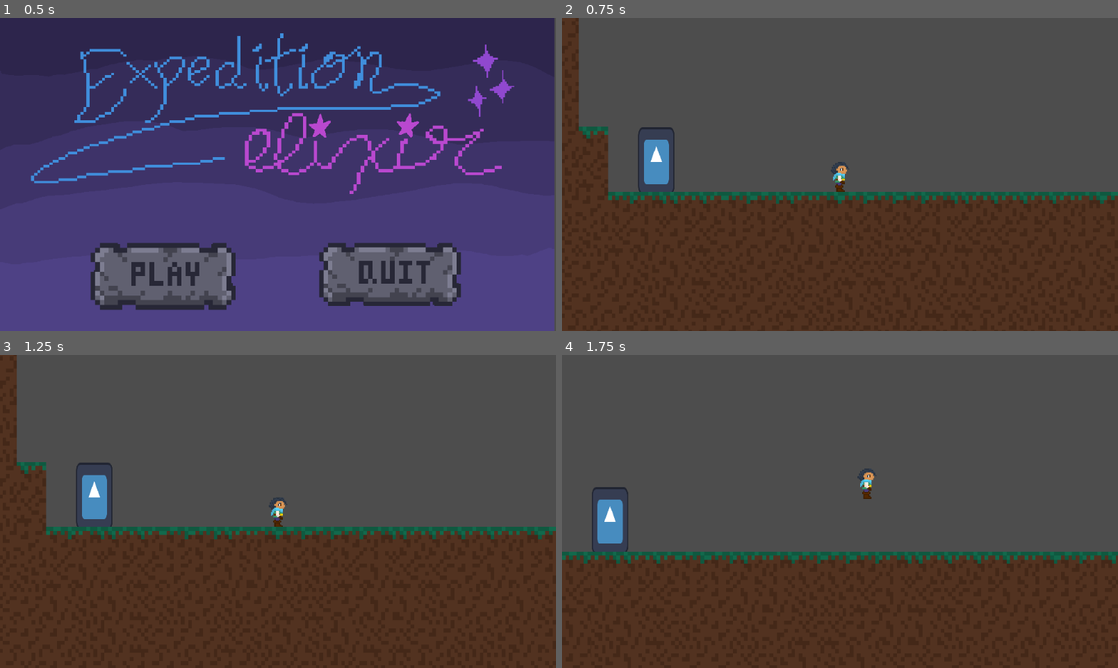
Above: before the commit, frames 1-4 (two rows, left to right).
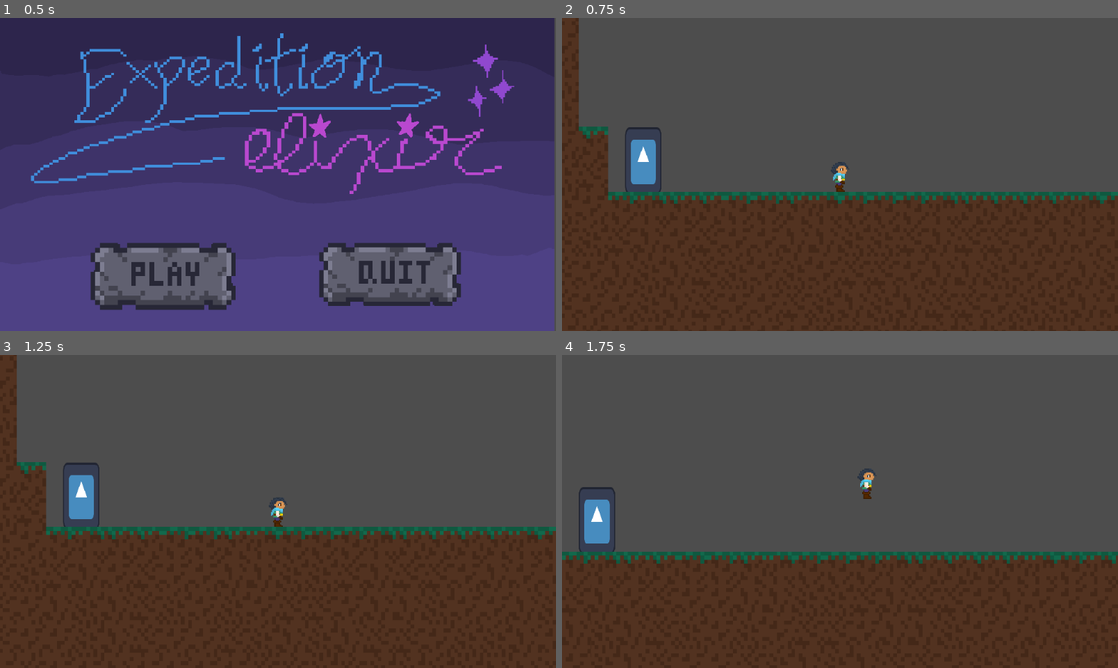
Above: after the commit, the same moments.

Repository: skullmbones/Comp-Graphics
Game: Godot game, scene res://Scenes/menu.tscn
Same seed, same stepped clock (60 frames per second), same inputs: the game is played once before the commit and once after it. The engine's default icon, where the game draws it, is replaced by a stand-in: a white triangle on a blue panel in a dark square.
Inputs (mouse positions are in pixels of both pictures, inside the frame that each line leads up to):
- Up to frame 1 (0.5 s): no input
- Up to frame 2 (0.75 s): click (723, 277) at 0.5 s
- Up to frame 3 (1.25 s): no input
- Up to frame 4 (1.75 s): move the mouse to (962, 495) at 1.27 s; hold D (move_right) from 1.28 s (still down); click (962, 495) at 1.35 s; tap Space (move_jump) at 1.52 s

Frame 1 is identical in both runs. In frame 2, 0.9% of the frame differs, in the area x 11-21%, y 34-56%; in frame 3, 0.9%; in frame 4, 0.9%.

Commit message:
Update testmain.tscn

Diff:
--- a/Scenes/testmain.tscn
+++ b/Scenes/testmain.tscn
@@ -48,7 +48,7 @@
 script = SubResource("GDScript_o2q7l")
 
 [node name="Goal" type="Area2D" parent="."]
-position = Vector2(5073.4404, 146.1283)
+position = Vector2(5061.5176, 146.1283)
 script = ExtResource("1_o2q7l")
 
 [node name="Sprite2D" type="Sprite2D" parent="Goal"]
@@ -61,29 +61,29 @@
 shape = SubResource("RectangleShape2D_ylfqa")
 
 [node name="Level Collisions" type="StaticBody2D" parent="."]
-position = Vector2(5073.4404, 146.1283)
+position = Vector2(5061.5176, 146.1283)
 scale = Vector2(1.6762155, 0.81805205)
 disable_mode = 2
 
 [node name="Level_9" type="CollisionPolygon2D" parent="Level Collisions"]
-position = Vector2(-3062.2908, -258.37494)
+position = Vector2(-3055.1768, -258.37494)
 scale = Vector2(1.0000001, 1.0000001)
 polygon = PackedVector2Array(3.5566676, 258.37494, 512.1601, 258.37494, 512.1601, 114.83331, 49.793346, 114.83331, 49.793346, 82.93517, 35.566677, 82.93517, 35.566677, 3.189838, 3.5566406, 3.1898193)
 
 [node name="Level_8" type="CollisionPolygon2D" parent="Level Collisions"]
-position = Vector2(-2543.0166, -267.9444)
+position = Vector2(-2535.9038, -267.94437)
 scale = Vector2(1.0000001, 1.0000001)
 polygon = PackedVector2Array(-7.1133423, 267.94434, 501.4901, 267.94434, 501.4901, 156.30087, 469.4801, 156.30087, 469.4801, 172.24994, 373.45007, 172.24994, 373.45007, 156.30087, 245.41003, 156.30087, 245.41003, 140.3518, 152.9367, 140.3518, 152.9367, 124.40273, -7.1133423, 124.40273)
 
 [node name="Level_7" type="CollisionPolygon2D" parent="Level Collisions"]
-position = Vector2(-2034.4131, -267.9444)
+position = Vector2(-2027.2999, -267.94437)
 scale = Vector2(1.0000001, 1.0000001)
 polygon = PackedVector2Array(-7.1133423, 267.94434, 501.4901, 267.94434, 501.4901, 172.24994, 455.25342, 172.24994, 455 …(293 unchanged characters)…
 
 [node name="Level_11" type="CollisionPolygon2D" parent="Level Collisions"]
-position = Vector2(-1525.8096, -267.9444)
-scale = Vector2(1.0000001, 1.0000001)
-polygon = PackedVector2Array(-7.1133423, 267.94434, 508.6034 …(368 unchanged characters)… 40.3518, 92.47327, 140.3518, 92.47327, 156.30087, 60.463257, 156.30087, 60.463257, 172.24994, -7.1134033, 172.24994)
+position = Vector2(-1522.2532, -267.94437)
+scale = Vector2(1.0000001, 1.0000001)
+polygon = PackedVector2Array(-7.1133423, 267.94434, 508.6034 …(368 unchanged characters)… 40.3518, 92.47327, 140.3518, 92.47327, 147.34206, 92.47327, 156.30087, 60.463257, 156.30087, 60.463257, 172.24994, -7.1134033, 172.24994)
 
 [node name="Level_6" type="CollisionPolygon2D" parent="Level Collisions"]
 position = Vector2(-1013.64954, -267.9444)
@@ -149,7 +149,7 @@
 disable_mode = 2
 
 [node name="UpsideDowner" parent="." instance=ExtResource("5_mc6jq")]
-position = Vector2(5724.7603, 273.33813)
+position = Vector2(5712.8374, 273.33813)
 scale = Vector2(1, 0.51809114)
 
 [node name="GameOver" type="CanvasLayer" parent="."]
@@ -187,7 +187,7 @@
 scale = Vector2(0.88749367, 0.8975801)
 
 [node name="Objective" type="Area2D" parent="." groups=["objective"]]
-position = Vector2(5073.4404, 146.1283)
+position = Vector2(5061.5176, 146.1283)
 script = ExtResource("8_favem")
 
 [node name="Sprite2D" type="Sprite2D" parent="Objective"]
@@ -238,39 +238,39 @@
 horizontal_alignment = 2
 
 [node name="Level_0" parent="." instance=ExtResource("3_yjjsb")]
-position = Vector2(5073.441, 146.12823)
+position = Vector2(5061.518, 146.12823)
 scale = Vector2(1.667, 0.813)
 
 [node name="Level_10" parent="." instance=ExtResource("10_r3an8")]
-position = Vector2(5925.9697, 146.1283)
+position = Vector2(5914.047, 146.1283)
 scale = Vector2(1.667, 0.813)
 
 [node name="Level_1" parent="." instance=ExtResource("11_visgm")]
-position = Vector2(6778.499, 146.1283)
+position = Vector2(6766.576, 146.1283)
 scale = Vector2(1.667, 0.813)
 
 [node name="Level_2" parent="." instance=ExtResource("12_erf2k")]
-position = Vector2(6778.499, -62.6264)
+position = Vector2(6766.576, -62.6264)
 scale = Vector2(1.667, 0.813)
 
 [node name="Level_3" parent="." instance=ExtResource("13_b4cjy")]
-position = Vector2(7631.028, -62.6264)
+position = Vector2(7619.105, -62.6264)
 scale = Vector2(1.667, 0.813)
 
 [node name="Level_4" parent="." instance=ExtResource("14_6bedj")]
-position = Vector2(4220.912, 146.12823)
+position = Vector2(4208.9893, 146.12823)
 scale = Vector2(1.667, 0.813)
 
 [node name="Level_5" parent="." instance=ExtResource("15_01dj5")]
-position = Vector2(4220.9116, -62.6264)
+position = Vector2(4208.989, -62.6264)
 scale = Vector2(1.667, 0.813)
 
 [node name="Level_6" parent="." instance=ExtResource("16_83epy")]
-position = Vector2(3368.3828, -62.6264)
+position = Vector2(3356.4602, -62.6264)
 scale = Vector2(1.667, 0.813)
 
 [node name="Level_11" parent="." instance=ExtResource("17_2kvep")]
-position = Vector2(2509.8916, -62.6264)
+position = Vector2(2503.9314, -62.6264)
 scale = Vector2(1.667, 0.813)
 
 [node name="Level_7" parent="." instance=ExtResource("18_sxgro")]
@@ -278,7 +278,7 @@
 scale = Vector2(1.667, 0.813)
 
 [node name="Level_8" parent="." instance=ExtResource("19_2gms3")]
-position = Vector2(798.8726, -62.6264)
+position = Vector2(798.87335, -62.6264)
 scale = Vector2(1.667, 0.813)
 
 [node name="Level_9" parent="." instance=ExtResource("20_3tk2o")]
